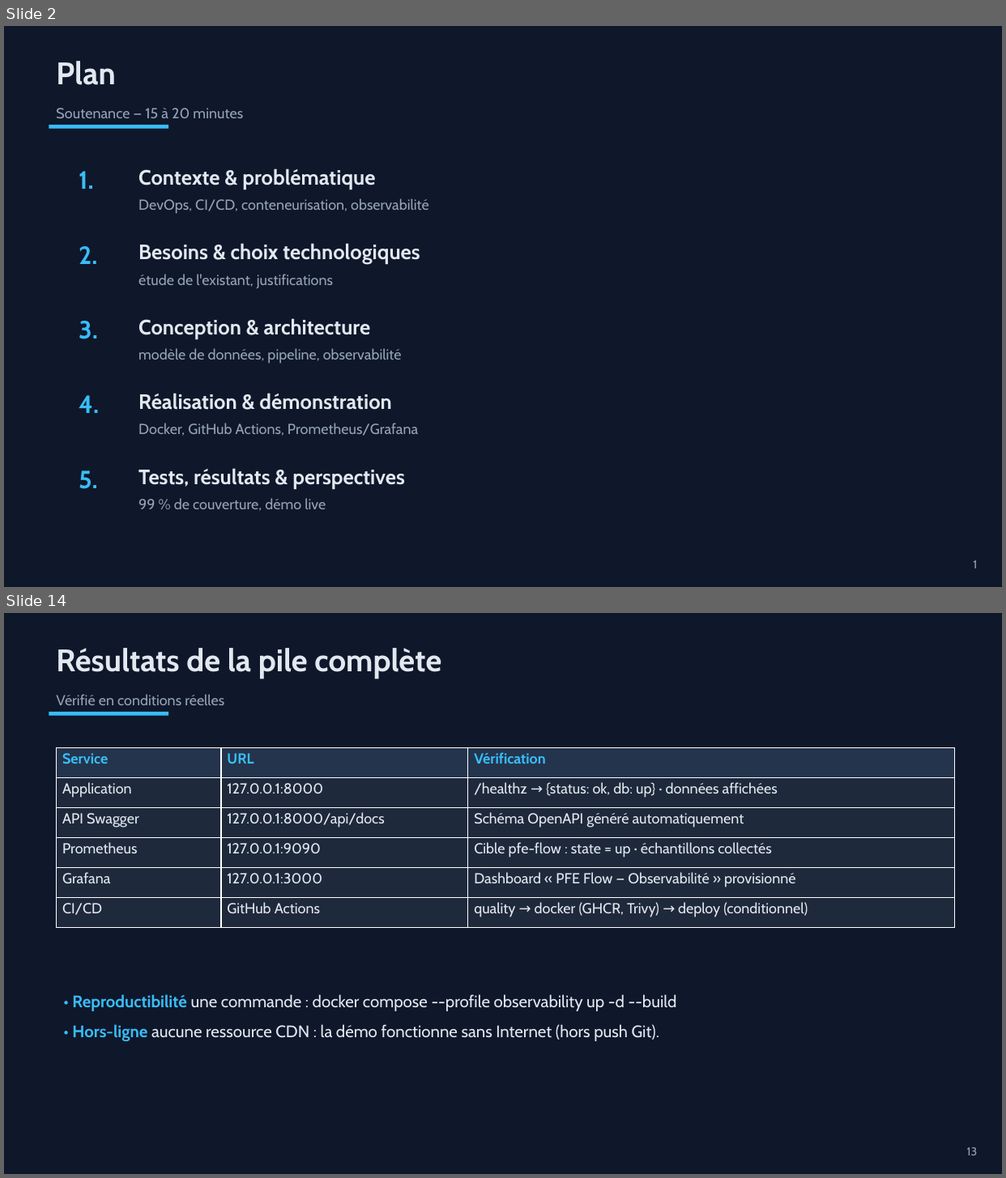
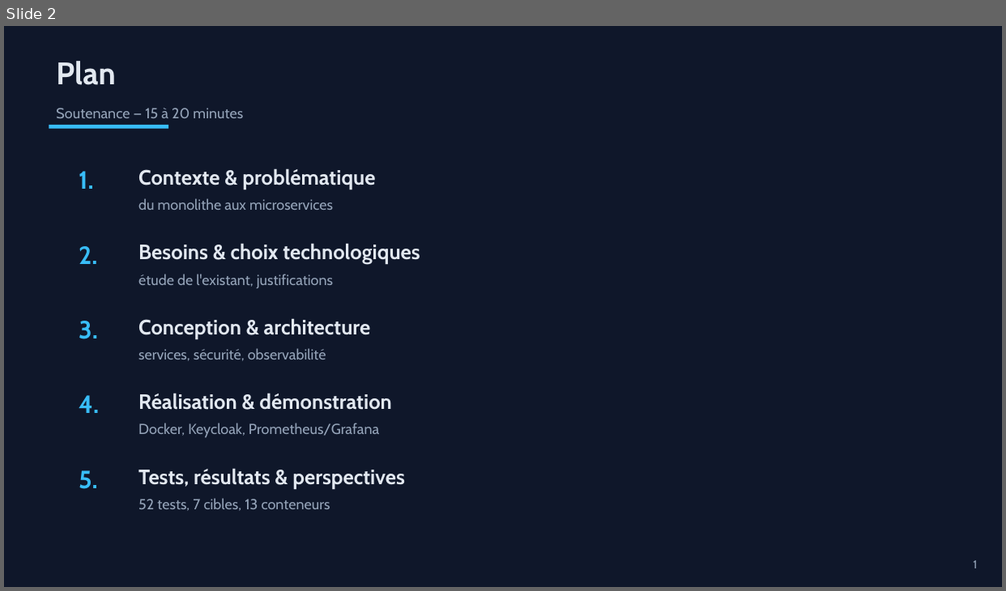
Before and after one commit to Chouaib-Raichy/PFE, a slide deck: soutenance/soutenance.pptx. Shown one above the other, each under a label of ours: slides 2 and 14 before the commit, slide 2 after it; the slides between them are not shown. The pictures are 1006x1178 and 1006x591 pixels, drawn with LibreOffice and Linux fonts; fonts in the diff are those of the drawing. Boxes give left, top, right and bottom in pixels: in the first picture for what was removed or moved away, otherwise in the second. Text is boxed around its words. In the diff, an @@ line names an element or a change of style, - is before the commit and + after.

```diff
--- a/soutenance/soutenance.pptx
+++ b/soutenance/soutenance.pptx
@@ slide 14 removed at <box>4,613,1002,1174</box>, background #0F172A @@
@@ text removed at <box>56,648,441,679</box> @@
-Résultats de la pile complète
@@ text removed at <box>56,694,224,705</box> @@
-Vérifié en conditions réelles
@@ rectangle removed at <box>49,712,168,716</box> @@
@@ table removed at <box>57,747,955,927</box>, 6 rows, 3 columns @@
-Service | URL | Vérification
-Application | 127.0.0.1:8000 | /healthz → {status: ok, db: up} · données affichées
-API Swagger | 127.0.0.1:8000/api/docs | Schéma OpenAPI généré automatiquement
-Prometheus | 127.0.0.1:9090 | Cible pfe-flow : state = up · échantillons collectés
-Grafana | 127.0.0.1:3000 | Dashboard « PFE Flow — Observabilité » provisionné
-CI/CD | GitHub Actions | quality → docker (GHCR, Trivy) → deploy (conditionnel)
@@ text removed at <box>72,995,677,1041</box> @@
-• Reproductibilité une commande : docker compose --profile observability up -d --build
-• Hors-ligne aucune ressource CDN : la démo fonctionne sans Internet (hors push Git).
@@ text removed at <box>967,1148,978,1156</box> @@
-13
@@ slide 2 changed as well @@
@@ text at <box>138,199,333,210</box>: text changed @@
-DevOps, CI/CD, conteneurisation, observabilité
+du monolithe aux microservices
@@ text at <box>138,348,326,361</box>: text changed @@
-modèle de données, pipeline, observabilité
+services, sécurité, observabilité
@@ text at <box>138,423,379,438</box>: text changed @@
-Docker, GitHub Actions, Prometheus/Grafana
+Docker, Keycloak, Prometheus/Grafana
@@ text at <box>138,498,330,511</box>: text changed @@
-99 % de couverture, démo live
+52 tests, 7 cibles, 13 conteneurs
```
Also in this commit, not shown: 6 other slides changed, 11 slides added, 8 other slides removed, 4 other files.
